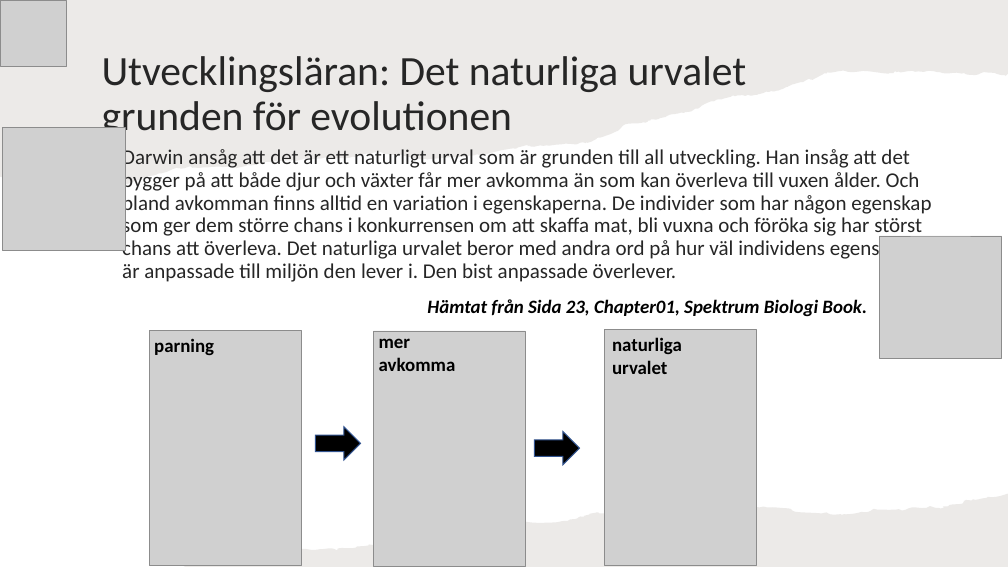
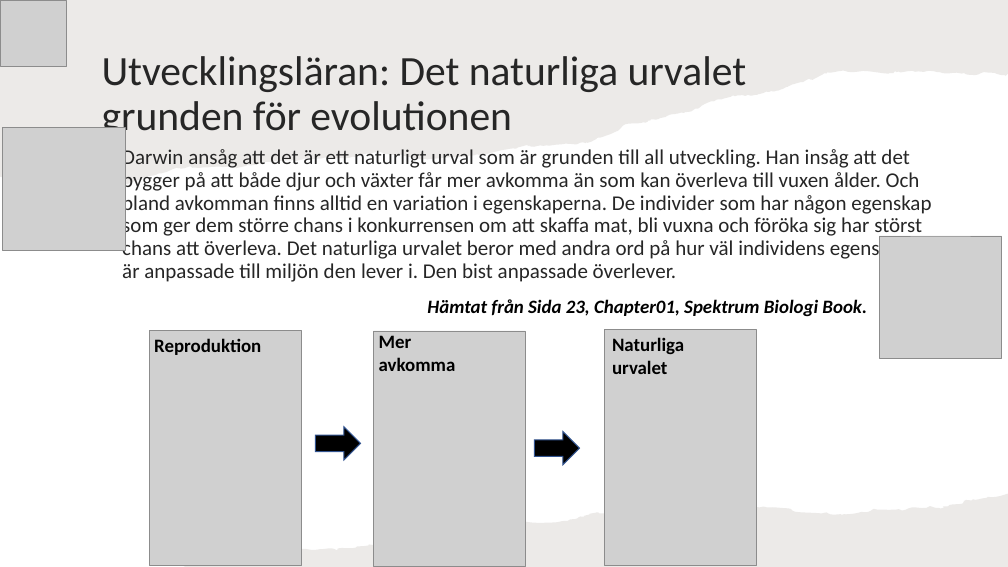
Before and after one commit to mo-mosverkstad/artificial_intelligence_algorithm, a slide deck: slide 4 of genetic_algorithm/JavaScriptCode/compressImageGSEA/GSEA.pptx. Drawn at 1008x567 pixels with LibreOffice and Linux fonts; fonts in the diff are those of the drawing; grey boxes stand for pictures. Boxes give left, top, right and bottom in pixels: in the first picture for what was removed or moved away, otherwise in the second. Text is boxed around its words. In the diff, an @@ line names an element or a change of style, - is before the commit and + after.

```diff
--- a/genetic_algorithm/JavaScriptCode/compressImageGSEA/GSEA.pptx
+++ b/genetic_algorithm/JavaScriptCode/compressImageGSEA/GSEA.pptx
@@ text at (154, 338, 261, 355): text changed @@
-parning
+Reproduktion
@@ text at (379, 335, 456, 371): text changed @@
-mer avkomma
+Mer avkomma
@@ text at (612, 337, 684, 374): text changed @@
-naturliga urvalet
+Naturliga urvalet
```
Also in this commit, not shown: 21 other slides changed, 3 other files.
